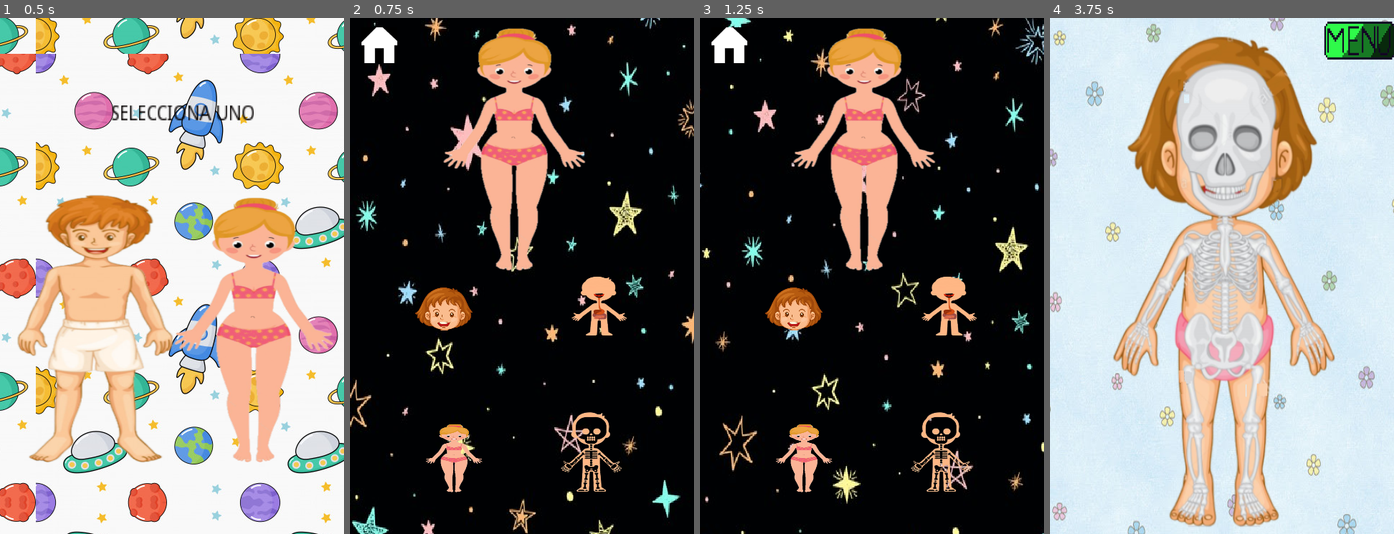
Above: before the commit, frames 1-4 (left to right).
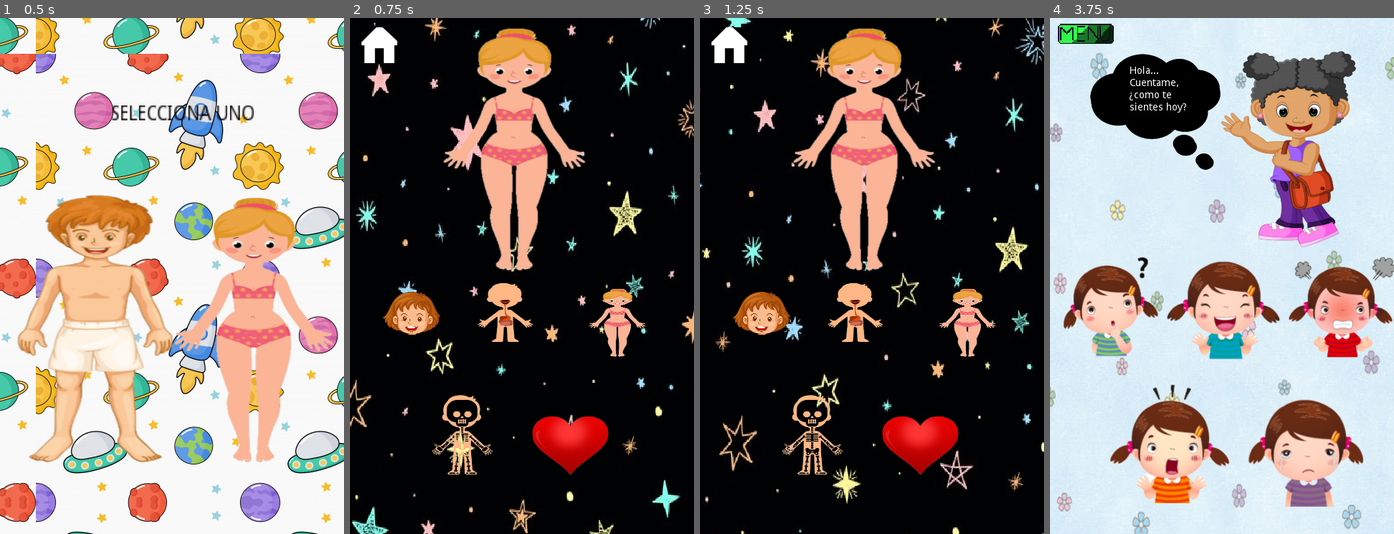
Above: after the commit, the same moments.

Repository: CristinaVinanzaca/vinculacion
Game: Godot game, scene res://Menuinicio.tscn
The game is run twice, just before and just after one commit, with the same random seed, the same clock (stepped at 60 frames per second) and the same inputs.
Inputs (mouse positions are in pixels of both pictures, inside the frame that each line leads up to):
- Up to frame 1 (0.5 s): no input
- Up to frame 2 (0.75 s): click (535, 167) at 0.5 s
- Up to frame 3 (1.25 s): no input
- Up to frame 4 (3.75 s): click (1215, 147) at 1.25 s; click (1080, 43) at 2 s; click (1349, 327) at 2.75 s; click (1270, 441) at 3.52 s

Frame 1 is identical in both runs. In frame 2, 7.2% of the frame differs, in the area x 9-87%, y 50-92%; in frame 3, 7.2%; in frame 4, 51%, in the area x 0-100%, y 0-100%.

Commit message:
emociones xd

Diff:
--- a/vinculacionppp/Menudehombre.gd
+++ b/vinculacionppp/Menudehombre.gd
@@ -4,12 +4,14 @@
 onready var btnorganos=get_node("cabeza/OrganosHombres")
 onready var botn=get_node("Button")
 onready var btn2=get_node("home")
+onready var cora=get_node("Sprite/corazon")
 func _ready():
 	btncabeza.connect("pressed",self,"_llamarCabeza")
 	btnhuesos.connect("pressed",self,"_llamarHuesos")
 	btnorganos.connect("pressed",self,"_llamarOrganos")
 	botn.connect("pressed",self,"_on_Button_pressed")
 	btn2.connect("pressed",self,"_irhouse")
+	cora.connect("pressed",self,"_emociones")
 
 func _on_Button_pressed():
 	get_tree().change_scene("res://escenas/niñoFrente.tscn")
@@ -21,3 +23,5 @@
 	get_tree().change_scene("res://escenas/niñoOrganos.tscn")
 func _irhouse():
 	get_tree().change_scene("res://Menuinicio.tscn")
+func _emociones():
+	get_tree().change_scene("res://emociones.tscn")
--- a/vinculacionppp/Menudehombre.tscn
+++ b/vinculacionppp/Menudehombre.tscn
@@ -7,9 +7,11 @@
 [ext_resource path="res://escenas/Fondodeestrellas.tscn" type="PackedScene" id=5]
 [ext_resource path="res://Menudehombre.gd" type="Script" id=6]
 [ext_resource path="res://imagen/descarga.png" type="Texture" id=7]
+[ext_resource path="res://imagen/emociones/corazon.png" type="Texture" id=8]
 
 [node name="Menu" type="Control"]
-margin_right = 481.0
+margin_left = 2.51984
+margin_right = 483.52
 margin_bottom = 725.0
 script = ExtResource( 6 )
 __meta__ = {
@@ -24,10 +26,10 @@
 }
 
 [node name="cabeza" type="Button" parent="."]
-margin_left = 106.0
-margin_top = 424.0
-margin_right = 424.0
-margin_bottom = 819.0
+margin_left = 63.1627
+margin_top = 411.401
+margin_right = 381.163
+margin_bottom = 806.401
 rect_scale = Vector2( 0.246997, 0.225851 )
 icon = ExtResource( 3 )
 flat = true
@@ -36,10 +38,10 @@
 }
 
 [node name="OrganosHombres" type="Button" parent="cabeza"]
-margin_left = 793.574
-margin_top = 25.2522
-margin_right = 1073.57
-margin_bottom = 403.252
+margin_left = 569.132
+margin_top = 2.93799
+margin_right = 849.132
+margin_bottom = 380.938
 rect_scale = Vector2( 1.37019, 1.04772 )
 icon = ExtResource( 4 )
 flat = true
@@ -48,10 +50,10 @@
 }
 
 [node name="Esqueletohombre" type="Button" parent="cabeza/OrganosHombres"]
-margin_left = -71.2639
-margin_top = 377.56
-margin_right = 208.736
-margin_bottom = 766.56
+margin_left = 375.473
+margin_top = -112.291
+margin_right = 655.473
+margin_bottom = 276.709
 rect_scale = Vector2( 1.50998, 1.35555 )
 icon = ExtResource( 2 )
 flat = true
@@ -60,10 +62,10 @@
 }
 
 [node name="Button" type="Button" parent="."]
-margin_left = 96.4813
-margin_top = 536.559
-margin_right = 313.481
-margin_bottom = 1123.56
+margin_left = 139.319
+margin_top = 523.96
+margin_right = 356.319
+margin_bottom = 1110.96
 rect_scale = Vector2( 0.354781, 0.183079 )
 icon = ExtResource( 1 )
 flat = true
@@ -72,10 +74,10 @@
 }
 
 [node name="Button" type="Button" parent="Button"]
-margin_left = 79.6558
-margin_top = -2865.72
-margin_right = 296.656
-margin_bottom = -2278.72
+margin_left = -41.0876
+margin_top = -2755.61
+margin_right = 175.913
+margin_bottom = -2168.61
 rect_scale = Vector2( 3.29605, 3.65979 )
 icon = ExtResource( 1 )
 flat = true
@@ -88,3 +90,17 @@
 margin_bottom = 78.4801
 icon = ExtResource( 7 )
 flat = true
+
+[node name="Sprite" type="Sprite" parent="."]
+position = Vector2( 306.161, 580.824 )
+scale = Vector2( 0.336883, 0.276561 )
+texture = ExtResource( 8 )
+
+[node name="corazon" type="TextureButton" parent="Sprite"]
+margin_left = -165.0
+margin_top = -155.0
+margin_right = 175.0
+margin_bottom = 176.0
+__meta__ = {
+"_edit_use_anchors_": false
+}
--- a/vinculacionppp/Menudeopciones.tscn
+++ b/vinculacionppp/Menudeopciones.tscn
@@ -7,6 +7,7 @@
 [ext_resource path="res://imagen/WhatsApp_Image_2020-09-24_at_21.17.03-removebg-preview.png" type="Texture" id=5]
 [ext_resource path="res://escenas/Menudeopciones.gd" type="Script" id=6]
 [ext_resource path="res://imagen/descarga.png" type="Texture" id=7]
+[ext_resource path="res://imagen/emociones/corazon.png" type="Texture" id=8]
 
 [node name="Menudeactividades" type="Control"]
 margin_right = 483.0
@@ -27,19 +28,19 @@
 }
 
 [node name="partesdecara" type="Button" parent="."]
-margin_left = 81.6427
-margin_top = 371.121
-margin_right = 491.643
-margin_bottom = 663.121
+margin_left = 36.6935
+margin_top = 377.114
+margin_right = 446.694
+margin_bottom = 669.114
 rect_scale = Vector2( 0.247458, 0.223767 )
 icon = ExtResource( 1 )
 flat = true
 
 [node name="partesdehuesos" type="Button" parent="."]
-margin_left = 279.561
-margin_top = 519.523
-margin_right = 559.561
-margin_bottom = 908.523
+margin_left = 99.7643
+margin_top = 495.55
+margin_right = 379.764
+margin_bottom = 884.55
 rect_scale = Vector2( 0.464719, 0.394382 )
 icon = ExtResource( 5 )
 flat = true
@@ -48,10 +49,10 @@
 }
 
 [node name="partesorganos" type="Button" parent="."]
-margin_left = 302.359
-margin_top = 354.868
-margin_right = 582.359
-margin_bottom = 732.868
+margin_left = 170.508
+margin_top = 363.858
+margin_right = 450.508
+margin_bottom = 741.858
 rect_scale = Vector2( 0.402916, 0.277518 )
 icon = ExtResource( 4 )
 flat = true
@@ -59,10 +60,10 @@
 [node name="ParallaxBackground" parent="." instance=ExtResource( 2 )]
 
 [node name="CuerpoEntero" type="Button" parent="."]
-margin_left = 99.3807
-margin_top = 561.766
-margin_right = 384.381
-margin_bottom = 1167.77
+margin_left = 327.123
+margin_top = 372.979
+margin_right = 612.124
+margin_bottom = 978.983
 rect_scale = Vector2( 0.326768, 0.168933 )
 icon = ExtResource( 3 )
 flat = true
@@ -87,3 +88,17 @@
 __meta__ = {
 "_edit_use_anchors_": false
 }
+
+[node name="Sprite" type="Sprite" parent="."]
+position = Vector2( 307.153, 596.326 )
+scale = Vector2( 0.341302, 0.284679 )
+texture = ExtResource( 8 )
+
+[node name="cora" type="TextureButton" parent="Sprite"]
+margin_left = -140.0
+margin_top = -169.0
+margin_right = 154.0
+margin_bottom = 145.0
+__meta__ = {
+"_edit_use_anchors_": false
+}
--- a/vinculacionppp/Menuinicio.gd
+++ b/vinculacionppp/Menuinicio.gd
@@ -2,7 +2,7 @@
 
 func _ready():
 	Audio.get_node("musicaFondo").stream=load("res://sound/musica-instrumental-para-ninos-felices.ogg")
-	Audio.get_node("musicaFondo").play()
+
 func _on_Buttoninicionio_pressed():
 	get_tree().change_scene("res://Menudehombre.tscn")
 
--- /dev/null
+++ b/vinculacionppp/emociones.gd
@@ -0,0 +1,38 @@
+extends Control
+onready var triste=get_node("triste")
+onready var confundido=get_node("confundido")
+onready var feliz=get_node("feliz")
+onready var enojado=get_node("enojado")
+onready var asombrado=get_node("asombrado")
+onready var nino1 = get_node("niño/niñob")
+onready var menu= get_node("menu")
+func _ready():
+	menu.connect("pressed",self,"_irMenu")
+	nino1.connect("pressed",self,"_hola")
+	triste.connect("pressed",self,"_triste")
+	confundido.connect("pressed",self,"_confundido")
+	feliz.connect("pressed",self,"_feliz")
+	enojado.connect("pressed",self,"_enojado")
+	asombrado.connect("pressed",self,"_asombrado")
+	_hola()
+func _cargarAudio(var nombre):
+	var file="res://sound/emociones.ogg/"+nombre+".ogg"
+	print (file)
+	if File.new().file_exists(file):
+		var audio=load(file)
+		get_node("audios").set_stream(audio)
+		get_node("audios").play()
+func _triste():
+	_cargarAudio("tristeniño")
+func _feliz():
+	_cargarAudio("niñofeliz")
+func _asombrado():
+	_cargarAudio("niñoasombro")
+func _confundido():
+	_cargarAudio("niñoconfundido")
+func _enojado():
+	_cargarAudio("enojoniño")
+func _hola():
+	_cargarAudio("niñohola")
+func _irMenu():
+	get_tree().change_scene("res://Menudehombre.tscn")
--- /dev/null
+++ b/vinculacionppp/emociones.tscn
@@ -0,0 +1,121 @@
+[gd_scene load_steps=11 format=2]
+
+[ext_resource path="res://imagen/fondos/fondoniños.png" type="Texture" id=1]
+[ext_resource path="res://imagen/MenuSinFOndo/niñomochila.png" type="Texture" id=2]
+[ext_resource path="res://imagen/MenuSinFOndo/nube.png" type="Texture" id=3]
+[ext_resource path="res://imagen/emociones/niñoconfundido.png" type="Texture" id=4]
+[ext_resource path="res://imagen/emociones/niñofurioso.png" type="Texture" id=5]
+[ext_resource path="res://imagen/emociones/niñofeliz.png" type="Texture" id=6]
+[ext_resource path="res://imagen/emociones/tristniño.png" type="Texture" id=7]
+[ext_resource path="res://emociones.gd" type="Script" id=8]
+[ext_resource path="res://imagen/emociones/asuatadoniño.png" type="Texture" id=9]
+[ext_resource path="res://imagen/menu.png" type="Texture" id=10]
+
+[node name="Control" type="Control"]
+anchor_right = 1.0
+anchor_bottom = 1.0
+script = ExtResource( 8 )
+__meta__ = {
+"_edit_use_anchors_": false
+}
+
+[node name="fondo" type="Sprite" parent="."]
+position = Vector2( 292.524, 389.548 )
+texture = ExtResource( 1 )
+
+[node name="niño" type="Sprite" parent="."]
+position = Vector2( 324, 216.098 )
+scale = Vector2( 0.562701, 0.558835 )
+texture = ExtResource( 2 )
+
+[node name="niñob" type="TextureButton" parent="niño"]
+margin_left = -96.0
+margin_top = -273.0
+margin_right = 164.0
+margin_bottom = 233.0
+__meta__ = {
+"_edit_use_anchors_": false
+}
+
+[node name="nube" type="Sprite" parent="."]
+position = Vector2( 153.699, 154.321 )
+scale = Vector2( 0.411483, 0.44186 )
+texture = ExtResource( 3 )
+
+[node name="Label" type="Label" parent="."]
+margin_left = 105.524
+margin_top = 82.0976
+margin_right = 211.524
+margin_bottom = 164.098
+text = "Hola...
+Cuentame, ¿como te sientes hoy?"
+autowrap = true
+__meta__ = {
+"_edit_use_anchors_": false
+}
+
+[node name="triste" type="Button" parent="."]
+margin_left = 29.0
+margin_top = 374.272
+margin_right = 168.0
+margin_bottom = 530.272
+icon = ExtResource( 7 )
+flat = true
+__meta__ = {
+"_edit_use_anchors_": false
+}
+
+[node name="confundido" type="Button" parent="."]
+margin_left = 177.524
+margin_top = 358.923
+margin_right = 353.524
+margin_bottom = 528.923
+icon = ExtResource( 4 )
+flat = true
+__meta__ = {
+"_edit_use_anchors_": false
+}
+
+[node name="feliz" type="Button" parent="."]
+margin_left = 342.879
+margin_top = 361.753
+margin_right = 486.879
+margin_bottom = 535.753
+icon = ExtResource( 6 )
+flat = true
+__meta__ = {
+"_edit_use_anchors_": false
+}
+
+[node name="enojado" type="Button" parent="."]
+margin_left = 95.8252
+margin_top = 536.098
+margin_right = 249.825
+margin_bottom = 678.098
+icon = ExtResource( 5 )
+flat = true
+clip_text = true
+__meta__ = {
+"_edit_use_anchors_": false
+}
+
+[node name="asombrado" type="Button" parent="."]
+margin_left = 279.0
+margin_top = 536.0
+margin_right = 405.0
+margin_bottom = 673.0
+icon = ExtResource( 9 )
+flat = true
+expand_icon = true
+__meta__ = {
+"_edit_use_anchors_": false
+}
+
+[node name="audios" type="AudioStreamPlayer" parent="."]
+
+[node name="menu" type="Button" parent="."]
+margin_right = 117.0
+margin_bottom = 80.0
+icon = ExtResource( 10 )
+flat = true
+expand_icon = true
--- /dev/null
+++ b/vinculacionppp/emocionesniña.gd
@@ -0,0 +1,38 @@
+extends Control
+onready var triste=get_node("triste")
+onready var confundido=get_node("cofundido")
+onready var feliz=get_node("feliz")
+onready var enojado=get_node("enojado")
+onready var asombrado=get_node("asombrado")
+onready var nino1 = get_node("niña/niñab")
+onready var menu = get_node("menu")
+func _ready():
+	menu.connect("pressed",self,"_irMenu")
+	nino1.connect("pressed",self,"_hola")
+	triste.connect("pressed",self,"_triste")
+	confundido.connect("pressed",self,"_confundido")
+	feliz.connect("pressed",self,"_feliz")
+	enojado.connect("pressed",self,"_enojado")
+	asombrado.connect("pressed",self,"_asombrado")
+	_hola()
+func _cargarAudio(var nombre):
+	var file="res://sound/emociones.ogg/"+nombre+".ogg"
+	print (file)
+	if File.new().file_exists(file):
+		var audio=load(file)
+		get_node("audios").set_stream(audio)
+		get_node("audios").play()
+func _triste():
+	_cargarAudio("niñatriste")
+func _feliz():
+	_cargarAudio("niñafeliz")
+func _asombrado():
+	_cargarAudio("niñaasombrada")
+func _confundido():
+	_cargarAudio("confusionniña")
+func _enojado():
+	_cargarAudio("enojoniña")
+func _hola():
+	_cargarAudio("niñahola")
+func _irMenu():
+	get_tree().change_scene("res://Menudeopciones.tscn")
--- /dev/null
+++ b/vinculacionppp/emocionesniña.tscn
@@ -0,0 +1,116 @@
+[gd_scene load_steps=11 format=2]
+
+[ext_resource path="res://imagen/MenuSinFOndo/niñamochila.png" type="Texture" id=1]
+[ext_resource path="res://imagen/fondos/fonfo niña.jpg" type="Texture" id=2]
+[ext_resource path="res://imagen/MenuSinFOndo/nube.png" type="Texture" id=3]
+[ext_resource path="res://imagen/emociones/feliz.png" type="Texture" id=4]
+[ext_resource path="res://imagen/emociones/sombrada.png" type="Texture" id=5]
+[ext_resource path="res://imagen/emociones/furiosa.png" type="Texture" id=6]
+[ext_resource path="res://imagen/emociones/confundida.png" type="Texture" id=7]
+[ext_resource path="res://imagen/emociones/Sin título.png" type="Texture" id=8]
+[ext_resource path="res://emocionesniña.gd" type="Script" id=9]
+[ext_resource path="res://imagen/menu.png" type="Texture" id=10]
+
+[node name="Control" type="Control"]
+anchor_right = 1.0
+anchor_bottom = 1.0
+script = ExtResource( 9 )
+__meta__ = {
+"_edit_use_anchors_": false
+}
+
+[node name="Sprite" type="Sprite" parent="."]
+position = Vector2( 247.635, 342.879 )
+scale = Vector2( 1, 1.50846 )
+texture = ExtResource( 2 )
+
+[node name="niña" type="Sprite" parent="."]
+position = Vector2( 333.354, 182.551 )
+scale = Vector2( 0.604386, 0.500859 )
+texture = ExtResource( 1 )
+
+[node name="niñab" type="TextureButton" parent="niña"]
+margin_left = -127.0
+margin_top = -273.0
+margin_right = 151.0
+margin_bottom = 243.0
+__meta__ = {
+"_edit_use_anchors_": false
+}
+
+[node name="Sprite3" type="Sprite" parent="."]
+position = Vector2( 147.628, 130.167 )
+scale = Vector2( 0.449477, 0.384114 )
+texture = ExtResource( 3 )
+
+[node name="Label" type="Label" parent="."]
+margin_left = 111.118
+margin_top = 66.6708
+margin_right = 211.118
+margin_bottom = 131.671
+text = "Hola...
+Cuentame, ¿como te sientes hoy?"
+autowrap = true
+__meta__ = {
+"_edit_use_anchors_": false
+}
+
+[node name="cofundido" type="Button" parent="."]
+margin_left = 6.65039
+margin_top = 326.923
+margin_right = 164.65
+margin_bottom = 478.923
+icon = ExtResource( 7 )
+flat = true
+expand_icon = true
+__meta__ = {
+"_edit_use_anchors_": false
+}
+
+[node name="feliz" type="Button" parent="."]
+margin_left = 155.175
+margin_top = 317.272
+margin_right = 334.175
+margin_bottom = 489.272
+icon = ExtResource( 4 )
+flat = true
+expand_icon = true
+
+[node name="enojado" type="Button" parent="."]
+margin_left = 314.699
+margin_top = 323.398
+margin_right = 497.699
+margin_bottom = 485.398
+icon = ExtResource( 6 )
+flat = true
+expand_icon = true
+
+[node name="triste" type="Button" parent="."]
+margin_left = 264.175
+margin_top = 504.224
+margin_right = 453.175
+margin_bottom = 704.224
+icon = ExtResource( 8 )
+flat = true
+expand_icon = true
+
+[node name="asombrado" type="Button" parent="."]
+margin_left = 70.5244
+margin_top = 501.272
+margin_right = 272.524
+margin_bottom = 681.272
+icon = ExtResource( 5 )
+flat = true
+expand_icon = true
+__meta__ = {
+"_edit_use_anchors_": false
+}
+
+[node name="audios" type="AudioStreamPlayer" parent="."]
+
+[node name="menu" type="Button" parent="."]
+margin_right = 171.0
+margin_bottom = 46.0
+icon = ExtResource( 10 )
+flat = true
+expand_icon = true
--- a/vinculacionppp/escenas/Menudeopciones.gd
+++ b/vinculacionppp/escenas/Menudeopciones.gd
@@ -4,12 +4,14 @@
 onready var btnorganos=get_node("partesorganos")
 onready var botn=get_node("CuerpoEntero")
 onready var btn2=get_node("home")
+onready var cora=get_node("Sprite/cora")
 func _ready():
 	btncabeza.connect("pressed",self,"_llamarCabeza")
 	btnhuesos.connect("pressed",self,"_llamarHuesos")
 	btnorganos.connect("pressed",self,"_llamarOrganos")
 	botn.connect("pressed",self,"_on_CuerpoEntero_pressed")
 	btn2.connect("pressed",self,"_irhouse")
+	cora.connect("pressed",self,"_emociones")
 func _llamarCabeza():
 	get_tree().change_scene("res://escenas/niñacabeza.tscn")
 func _llamarHuesos():
@@ -21,3 +23,5 @@
 
 func _on_CuerpoEntero_pressed():
 	get_tree().change_scene("res://escenas/secundaria.tscn")
+func _emociones():
+	get_tree().change_scene("res://emocionesniña.tscn")
Not shown: 1 places in vinculacionppp/Menudehombre.tscn that only renumber resources
Not shown: 1 places in vinculacionppp/Menudeopciones.tscn that only renumber resources
Binary file added: vinculacionppp/imagen/MenuSinFOndo/niñamochila.png
Not shown, added: vinculacionppp/imagen/MenuSinFOndo/niñamochila.png.import
Binary file added: vinculacionppp/imagen/MenuSinFOndo/niñomochila.png
Not shown, added: vinculacionppp/imagen/MenuSinFOndo/niñomochila.png.import
Binary file added: vinculacionppp/imagen/MenuSinFOndo/nube.png
Not shown, added: vinculacionppp/imagen/MenuSinFOndo/nube.png.import
Binary file added: vinculacionppp/imagen/emociones/Sin título.png
Not shown, added: vinculacionppp/imagen/emociones/Sin título.png.import
Binary file added: vinculacionppp/imagen/emociones/asuatadoniño.png
Not shown, added: vinculacionppp/imagen/emociones/asuatadoniño.png.import
(and 65 more such lines)
